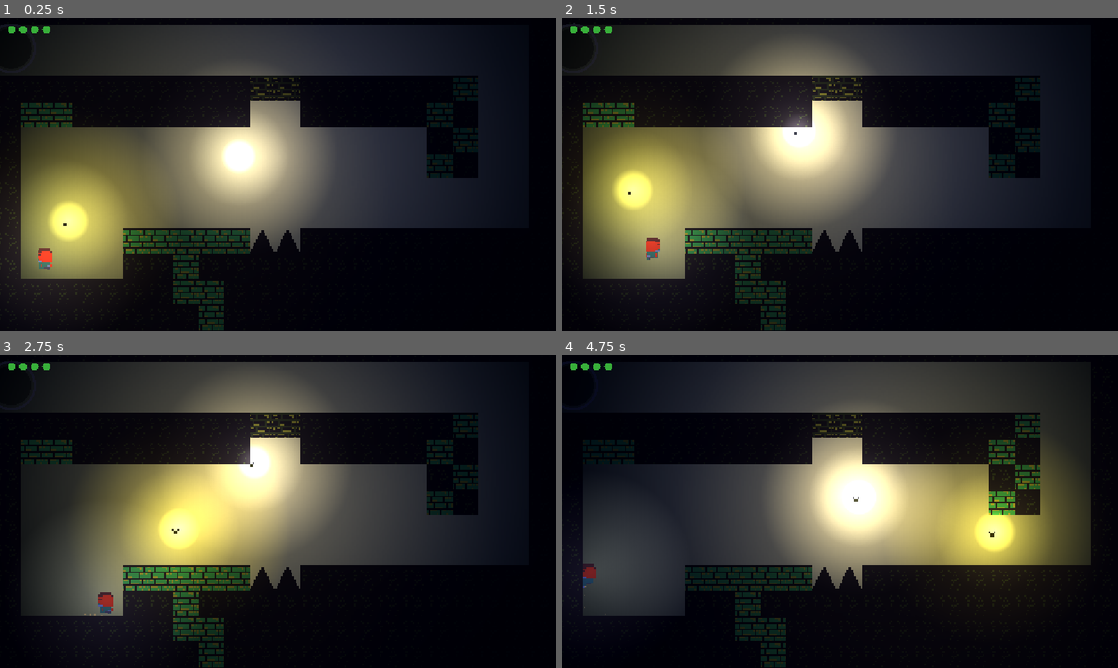
Above: before the commit, frames 1-4 (two rows, left to right).
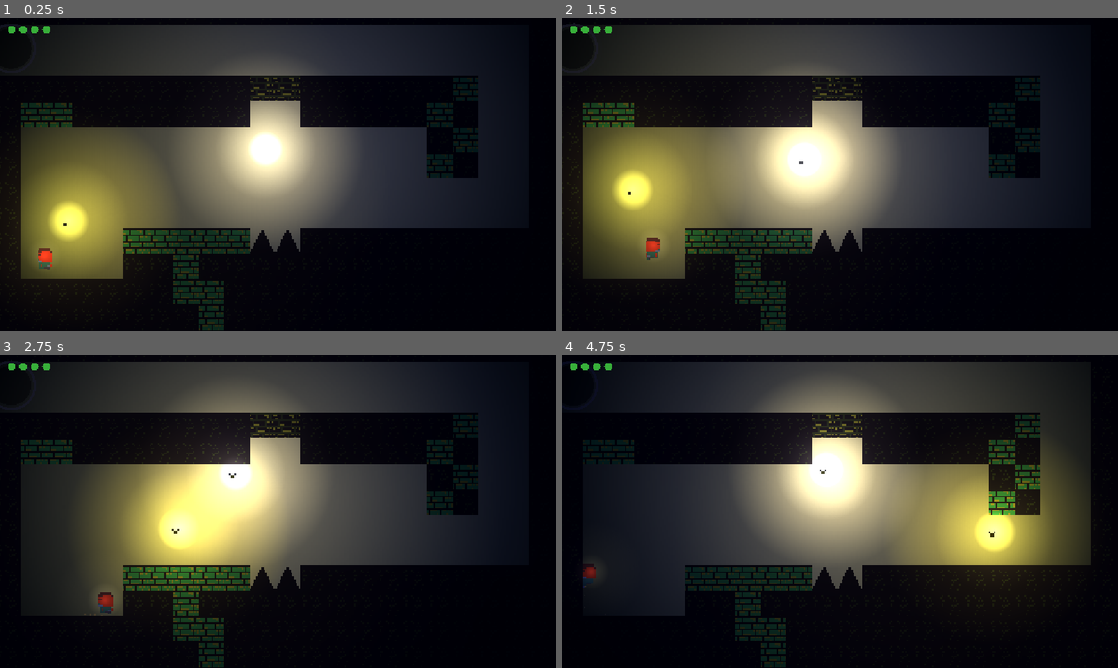
Above: after the commit, the same moments.

Repository: rafaeumesmo/ELLI-game
Game: Godot game, scene res://tutorial.tscn
Two runs of this game, one before a commit and one after it. Both use one fixed random seed, a clock stepped at 60 frames per second and the inputs below.
Inputs (mouse positions are in pixels of both pictures, inside the frame that each line leads up to):
- Up to frame 1 (0.25 s): no input
- Up to frame 2 (1.5 s): move the mouse to (962, 158) at 0.52 s; hold D (move_right) 0.53-1.28 s; tap Shift (dash) at 0.6 s; tap Space (jump) at 0.77 s; move the mouse to (728, 190) at 1.27 s; hold A (move_left) from 1.28 s (still down); tap E (interagir) at 1.35 s
- Up to frame 3 (2.75 s): tap Space (jump) at 1.52 s; move the mouse to (333, 442) at 2.02 s; release A (move_left) at 2.03 s; hold D (move_right) from 2.03 s (still down); tap K (shoot) at 2.1 s
- Up to frame 4 (4.75 s): move the mouse to (812, 574) at 2.77 s; tap Shift (dash) at 2.85 s; tap Space (jump) at 3.02, 3.77, 4.52 s; move the mouse to (1006, 558) at 3.52 s; release D (move_right) at 3.53 s; hold E (interagir) 3.53-4.28 s; hold A (move_left) from 3.53 s (still down); move the mouse to (673, 464) at 4.27 s; tap K (shoot) at 4.35 s

The runs differ from the first frame. In frame 1, 12% of the frame differs, in the area x 3-63%, y 18-84%; in frame 2, 14%; in frame 3, 8.1%; in frame 4, 15%, in the area x 1-69%, y 9-84%.

Commit message:
Refina a luz do Elísio: gradiente de queda rápida em vez de holofote
- luz_personagem.tres: GradientTexture2D branco dedicado (0%=1.0,
  12%=0.5, 35%=0.12, 100%=0 de alpha), sem cor embutida
- luz_personagem.gd: script na PointLight2D com cor_luz/energia/raio
  exportados, sincronizados com color/energy/texture_scale
- texture_scale cai pela metade (0.5 -> 0.25); raio visível agora fica
  a ~2 tiles do centro (tile=16px, root scale 3.65), sem tocar em
  CanvasModulate, BrilhoFundo, vagalumes de cenário ou level design

Diff:
--- /dev/null
+++ b/Environment/luz_personagem.tres
@@ -0,0 +1,13 @@
+[gd_resource type="GradientTexture2D" format=3 uid="uid://dxj1lpersonagem"]
+
+[sub_resource type="Gradient" id="Gradient_luz_personagem"]
+offsets = PackedFloat32Array(0, 0.12, 0.35, 1)
+colors = PackedColorArray(1, 1, 1, 1, 1, 1, 1, 0.5, 1, 1, 1, 0.12, 1, 1, 1, 0)
+
+[resource]
+gradient = SubResource("Gradient_luz_personagem")
+width = 256
+height = 256
+fill = 1
+fill_from = Vector2(0.5, 0.5)
+fill_to = Vector2(0.5, 0)
--- a/Player/Player.tscn
+++ b/Player/Player.tscn
@@ -8,7 +8,8 @@
 [ext_resource type="Script" path="res://Player/dust_run.gd" id="6_dust_run"]
 [ext_resource type="Script" path="res://Player/dust_land.gd" id="7_dust_land"]
 [ext_resource type="Script" path="res://Player/dust_wall.gd" id="8_dust_wall"]
-[ext_resource type="Texture2D" uid="uid://cp0gt2vpdf3vx" path="res://Environment/luz_radial.tres" id="9_luz"]
+[ext_resource type="Texture2D" uid="uid://dxj1lpersonagem" path="res://Environment/luz_personagem.tres" id="9_luz"]
+[ext_resource type="Script" path="res://Player/luz_personagem.gd" id="10_luz_script"]
 
 [sub_resource type="AtlasTexture" id="AtlasTexture_v0k0e"]
 atlas = ExtResource("1_3qydi")
@@ -228,12 +229,16 @@
 [node name="LuzPersonagem" type="PointLight2D" parent="CharacterBody2D"]
 position = Vector2(0, -2)
 texture_filter = 1
-color = Color(1, 0.9529412, 0.85882354, 1)
-energy = 0.55
+script = ExtResource("10_luz_script")
+cor_luz = Color(1, 0.8509804, 0.5411765, 1)
+energia = 0.6
+raio = 0.25
+color = Color(1, 0.8509804, 0.5411765, 1)
+energy = 0.6
 blend_mode = 0
 shadow_enabled = false
 texture = ExtResource("9_luz")
-texture_scale = 0.5
+texture_scale = 0.25
 
 [node name="GunSprite" type="Sprite2D" parent="CharacterBody2D" unique_id=1910923458]
 visible = false
--- /dev/null
+++ b/Player/luz_personagem.gd
@@ -0,0 +1,24 @@
+extends PointLight2D
+## Luz sutil que acompanha o Elísio no escuro -- brilho pequeno tipo vagalume,
+## não holofote. A textura (`luz_personagem.tres`) é branca e sem cor própria;
+## quem dá a cor é o `cor_luz` daqui, com alpha caindo rápido perto do centro
+## pra não ficar com o meio chapado.
+
+@export var cor_luz: Color = Color("#FFD98A"):
+	set(v):
+		cor_luz = v
+		color = v
+@export var energia: float = 0.6:
+	set(v):
+		energia = v
+		energy = v
+## Controla `texture_scale` -- o raio visível da luz.
+@export var raio: float = 0.25:
+	set(v):
+		raio = v
+		texture_scale = v
+
+func _ready() -> void:
+	color = cor_luz
+	energy = energia
+	texture_scale = raio
